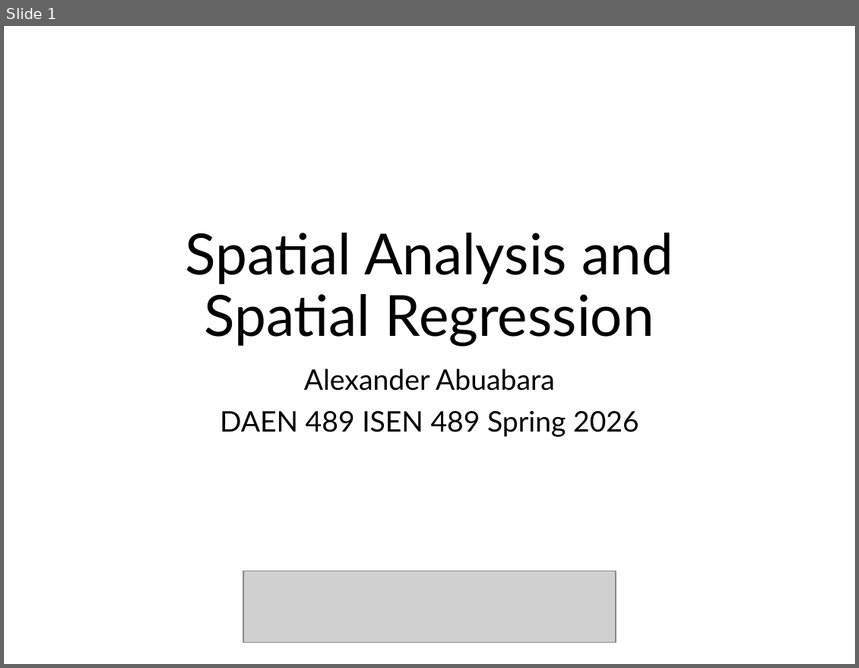
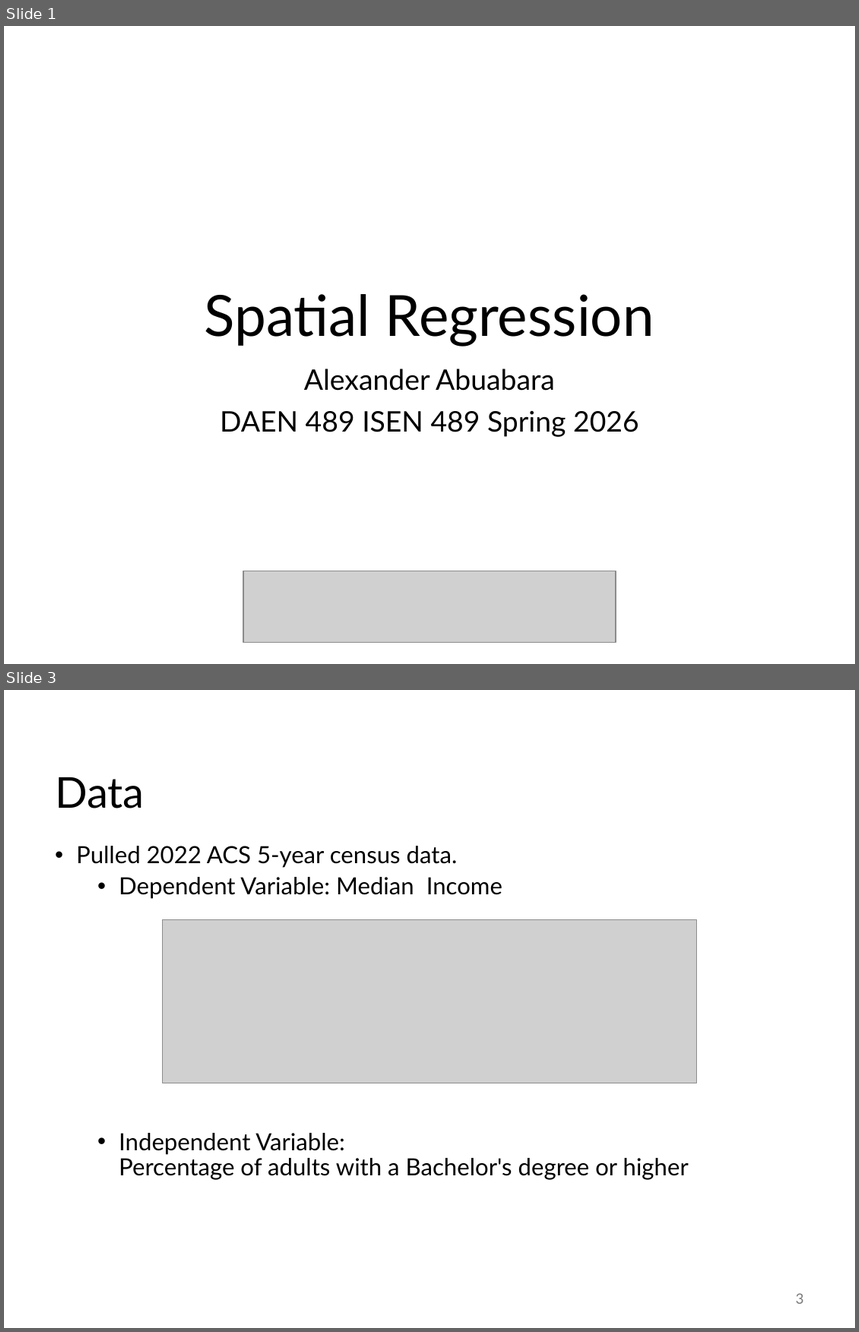
Before and after one commit to abuabara/abuabara.github.io, a slide deck: DAEN489S26/week13_slides.pptx. Shown one above the other, each under a label of ours: slide 1 before the commit, slides 1 and 3 after it; the slides between them are not shown. The pictures are 859x668 and 859x1332 pixels, drawn with LibreOffice and Linux fonts; fonts in the diff are those of the drawing; grey boxes stand for pictures. Boxes give left, top, right and bottom in pixels: in the first picture for what was removed or moved away, otherwise in the second. Text is boxed around its words. In the diff, an @@ line names an element or a change of style, - is before the commit and + after.

```diff
--- a/DAEN489S26/week13_slides.pptx
+++ b/DAEN489S26/week13_slides.pptx
@@ slide 3 added at (x1=4, y1=690, x2=855, y2=1328), background #FFFFFF @@
@@ title added at (x1=55, y1=777, x2=144, y2=809), 36 pt, text #000000 @@
+Data
@@ text added at (x1=76, y1=846, x2=689, y2=1180), 20 pt, text #000000 @@
+• Pulled 2022 ACS 5-year census data.
+  • Dependent Variable: Median Income
+  • Independent Variable:
+    Percentage of adults with a Bachelor's degree or higher
@@ picture added at (x1=162, y1=920, x2=697, y2=1083) @@
@@ page number added at (x1=796, y1=1293, x2=804, y2=1304), 12 pt, text #797979 @@
+3
@@ slide 1 changed as well @@
@@ title at (x1=205, y1=294, x2=655, y2=346): text changed @@
-Spatial Analysis and
-Spatial Regression
+Spatial Regression
```
Also in this commit, not shown: 10 other slides changed, 18 other slides added, 1 other file.
